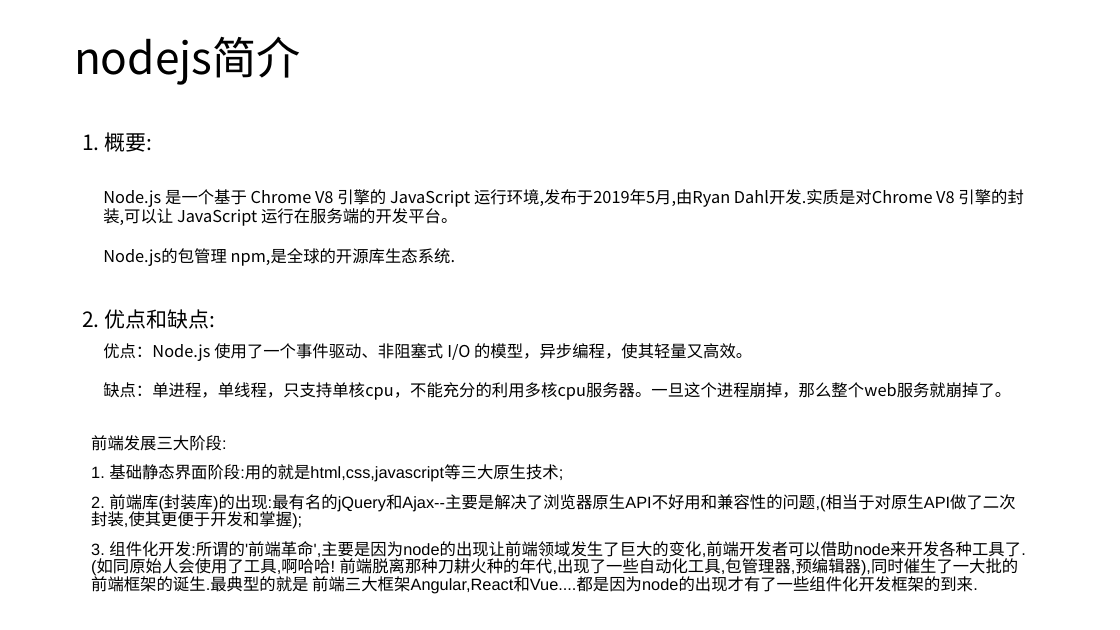
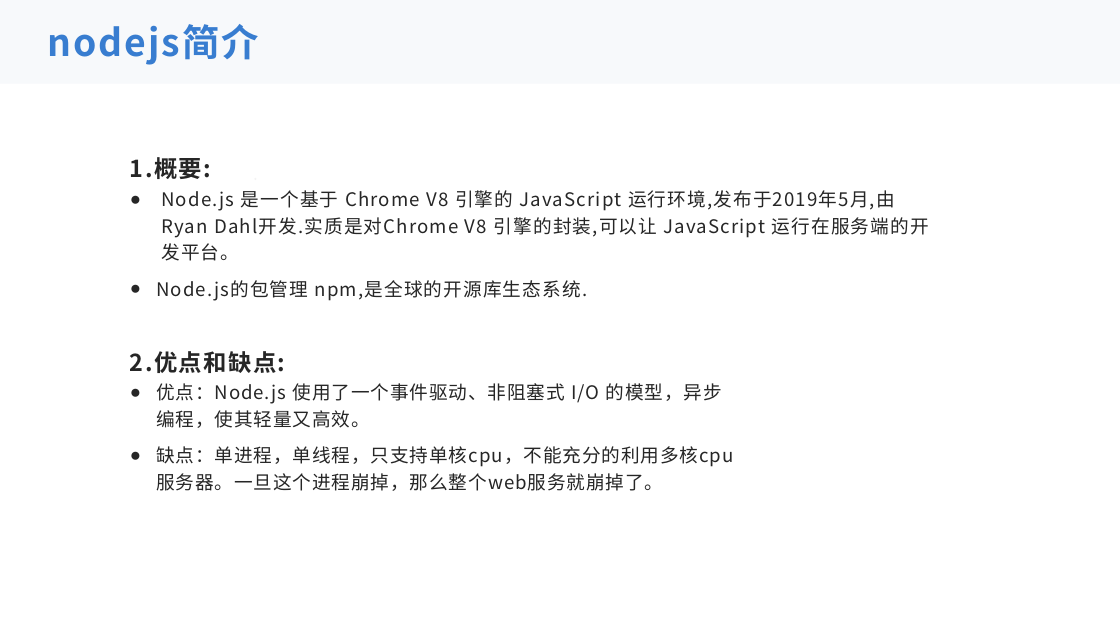
Before and after one commit to sz928/nodeJsDemo, a slide deck: slide 3 of nodejs入门.pptx. Drawn at 1120x630 pixels with LibreOffice and Linux fonts; fonts in the diff are those of the drawing. Boxes give left, top, right and bottom in pixels: in the first picture for what was removed or moved away, otherwise in the second. Text is boxed around its words. In the diff, an @@ line names an element or a change of style, - is before the commit and + after.

```diff
--- a/nodejs入门.pptx
+++ b/nodejs入门.pptx
@@ rectangle added at bbox=[0, 0, 1120, 84], fill #F4F7FA at 70% opacity @@
@@ text "nodejs简介": place and size @@
-text "nodejs简介" at bbox=[74, 37, 445, 85]
+text "nodejs简介" at bbox=[48, 24, 259, 65]
@@ text "nodejs简介" at bbox=[48, 24, 259, 65]: size 37.9 to 32 pt, text colour #000000 to #387DD0, letter spacing 0 to 1.6 pt, bold on; line spacing 0.9 to 1; vertical alignment top to middle; fill #FFFFFF to none; outline #FFFFFF 1 pt to none @@
@@ text "Node.js 是一个基于 Chrome V8 引擎的 ...": place and size @@
-text "Node.js 是一个基于 Chrome V8 引擎的 ..." at bbox=[103, 189, 1023, 266]
+text "Node.js 是一个基于 Chrome V8 引擎的 ..." at bbox=[156, 190, 929, 301]
@@ text "Node.js 是一个基于 Chrome V8 引擎的 ..." at bbox=[156, 190, 929, 301]: size 14 to 16 pt, text colour #000000 to #262626, letter spacing 0 to 1 pt; bullet none to ●; line spacing 1 to 1.2; more space between paragraphs @@
@@ text at bbox=[130, 157, 211, 179]: text changed; size 18 to 20 pt; text colour #000000 to #262626; bold on @@
-1. 概要:
+1.概要:
@@ freeform shape added at bbox=[240, 166, 263, 189], fill #FFFFFF @@
@@ text at bbox=[130, 351, 286, 373]: text changed; size 18 to 20 pt; text colour #000000 to #262626; bold on @@
-2. 优点和缺点:
+2.优点和缺点:
@@ text "优点：Node.js 使用了一个事件驱动、非阻塞式 I/O 的模型，异步编程，使其轻量又高效。": place and size @@
-text "优点：Node.js 使用了一个事件驱动、非阻塞式 I/O 的模型，异步编程，使其轻量又高效。" at bbox=[103, 343, 1011, 400]
+text "优点：Node.js 使用了一个事件驱动、非阻塞式 I/O 的模型，异步编程，使其轻量又高效。" at bbox=[156, 383, 733, 491]
@@ text "优点：Node.js 使用了一个事件驱动、非阻塞式 I/O 的模型，异步编程，使其轻量又高效。" at bbox=[156, 383, 733, 491]: size 14 to 16 pt, text colour #000000 to #262626, letter spacing 0 to 0.8 pt; bullet none to ●; line spacing 1 to 1.2; more space between paragraphs @@
@@ text removed at bbox=[91, 435, 1025, 594] @@
-前端发展三大阶段:
-1. 基础静态界面阶段:用的就是html,css,javascript等三大原生技术;
-2. 前端库(封装库)的出现:最有名的jQuery和Ajax--主要是解决了浏览器原生API不好用和兼容性的问题,(相当于对原生API做了二次封装,使其更便于开发和掌握);
-3. 组件化开发:所谓的'前端革命',主要是因为node的出现让前端领域发生了巨大的变化,前端开发者可以借助node来开发各种工具了.(如同原始人会使用了工具,啊哈哈! 前端脱离那种刀耕火种的年代,出现了一些自动化工具,包管理器,预编辑器),同时催生了一大批的前端框架的诞生.最典型的就是 前端三大框架Angular,React和Vue....都是因为node的出现才有了一些组件化开发框架的到来.
```
Also in this commit, not shown: 6 other slides changed.
